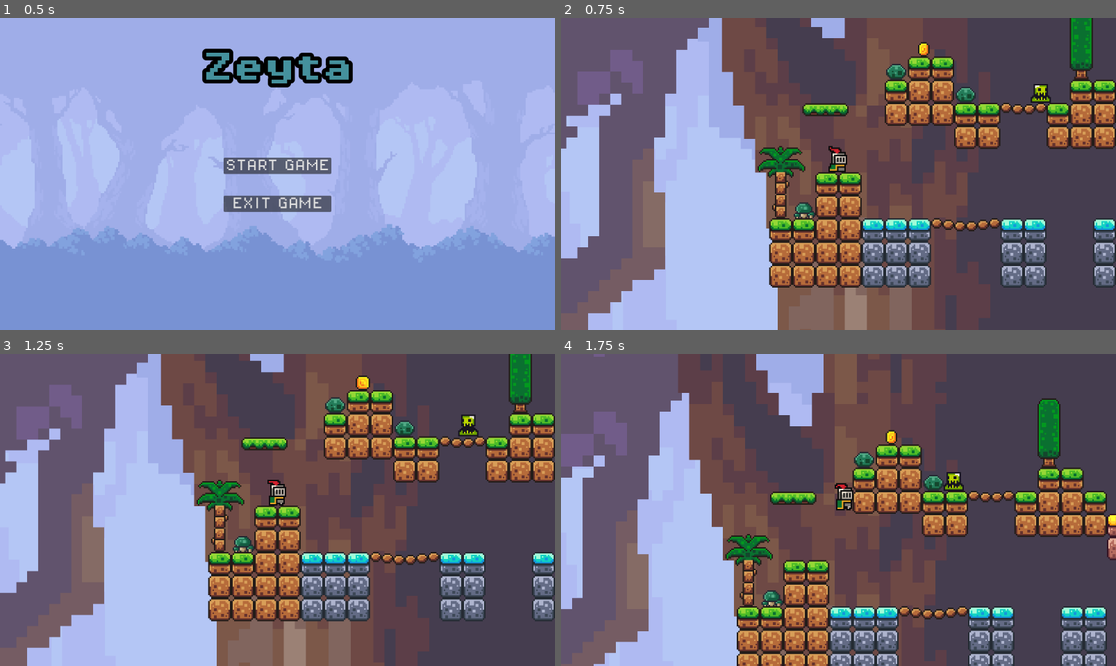
Above: before the commit, frames 1-4 (two rows, left to right).
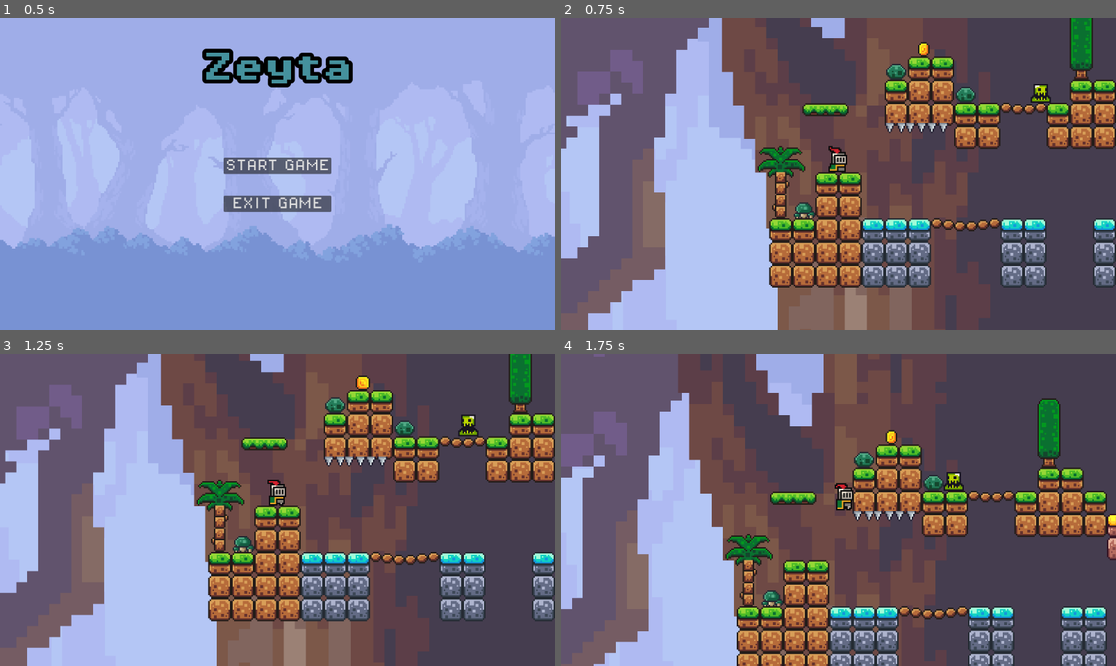
Above: after the commit, the same moments.

Repository: lopez-irv/French-Toast-Mafia
Game: Godot game, scene res://scenes/main_menu/main_menu.tscn
Two runs of this game, one before a commit and one after it. Both use one fixed random seed, a clock stepped at 60 frames per second and the inputs below.
Inputs:
- Up to frame 1 (0.5 s): no input
- Up to frame 2 (0.75 s): click "START GAME" at 0.5 s
- Up to frame 3 (1.25 s): no input
- Up to frame 4 (1.75 s): tap Enter (ui_accept) at 1.25, 1.52 s; hold Right (ui_right) from 1.28 s (still down)

Frame 1 is identical in both runs. In frame 2, 0.2% of the frame differs, in the area x 58-70%, y 33-37%; in frame 3, 0.2%, in the area x 58-70%, y 32-37%; in frame 4, 0.2%.

Commit message:
add trap sprites to assets and spikes to game

Diff:
--- a/frenchtoastmafia/scenes/game.tscn
+++ b/frenchtoastmafia/scenes/game.tscn
@@ -11,6 +11,7 @@
 [ext_resource type="Texture2D" uid="uid://dogxsxnvmd66w" path="res://assets/backgrounds/background_layer_1.png" id="8_ybwu0"]
 [ext_resource type="Texture2D" uid="uid://dx8tlnk4g2lhw" path="res://assets/backgrounds/background_layer_2.png" id="9_vx7va"]
 [ext_resource type="Texture2D" uid="uid://dyv43iwgq6gko" path="res://assets/backgrounds/background_layer_3.png" id="10_dlu7f"]
+[ext_resource type="PackedScene" uid="uid://d3bnr08tlp7c" path="res://scenes/spikes.tscn" id="12_lhkkk"]
 
 [sub_resource type="TileSetAtlasSource" id="TileSetAtlasSource_btumb"]
 texture = ExtResource("2_c0vy0")
@@ -256,3 +257,27 @@
 position = Vector2(275.111, -69.375)
 scale = Vector2(7.7375, 7.7375)
 texture = ExtResource("10_dlu7f")
+
+[node name="spikes" parent="." instance=ExtResource("12_lhkkk")]
+position = Vector2(39, -26)
+rotation = -3.14159
+
+[node name="spikes4" parent="." instance=ExtResource("12_lhkkk")]
+position = Vector2(796, -40)
+
+[node name="spikes5" parent="." instance=ExtResource("12_lhkkk")]
+position = Vector2(837, -39)
+
+[node name="spikes6" parent="." instance=ExtResource("12_lhkkk")]
+position = Vector2(782, -39)
+
+[node name="spikes7" parent="." instance=ExtResource("12_lhkkk")]
+position = Vector2(852, -39)
+
+[node name="spikes2" parent="." instance=ExtResource("12_lhkkk")]
+position = Vector2(68, -26)
+rotation = -3.14159
+
+[node name="spikes3" parent="." instance=ExtResource("12_lhkkk")]
+position = Vector2(53, -26)
+rotation = -3.14159
--- /dev/null
+++ b/frenchtoastmafia/scenes/spikes.tscn
@@ -0,0 +1,14 @@
+[gd_scene load_steps=3 format=3 uid="uid://d3bnr08tlp7c"]
+
+[ext_resource type="Texture2D" uid="uid://bpcdj56xm4o2u" path="res://assets/Traps/Spikes/Idle.png" id="1_dxb3g"]
+[ext_resource type="PackedScene" uid="uid://bp2sn3owdek5b" path="res://scenes/killzone.tscn" id="2_phegf"]
+
+[node name="spikes" type="Node2D"]
+
+[node name="Sprite2D" type="Sprite2D" parent="."]
+texture = ExtResource("1_dxb3g")
+
+[node name="killzone" parent="." instance=ExtResource("2_phegf")]
+
+[node name="CollisionPolygon2D" type="CollisionPolygon2D" parent="killzone"]
+polygon = PackedVector2Array(-8, 8, -5, 1, 0, 3, 4, 1, 7, 8)
Not shown, added: frenchtoastmafia/assets/Traps/Arrow/Hit (18x18).png.import
Not shown, added: frenchtoastmafia/assets/Traps/Arrow/Idle (18x18).png.import
Not shown, added: frenchtoastmafia/assets/Traps/Blocks/HitSide (22x22).png.import
Not shown, added: frenchtoastmafia/assets/Traps/Blocks/HitTop (22x22).png.import
Not shown, added: frenchtoastmafia/assets/Traps/Blocks/Idle.png.import
Not shown, added: frenchtoastmafia/assets/Traps/Blocks/Part 1 (22x22).png.import
Not shown, added: frenchtoastmafia/assets/Traps/Blocks/Part 2 (22x22).png.import
Not shown, added: frenchtoastmafia/assets/Traps/Falling Platforms/Off.png.import
Not shown, added: frenchtoastmafia/assets/Traps/Falling Platforms/On (32x10).png.import
Not shown, added: frenchtoastmafia/assets/Traps/Fan/Off.png.import
Not shown, added: frenchtoastmafia/assets/Traps/Fan/On (24x8).png.import
Not shown, added: frenchtoastmafia/assets/Traps/Fire/Hit (16x32).png.import
(and 32 more such lines)
